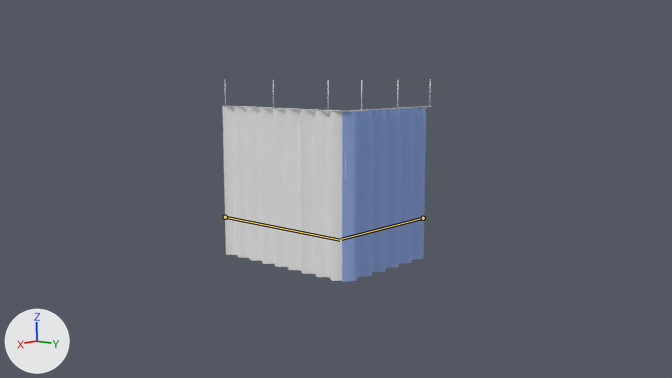
One commit to the Blender file blend/CurtainTrucks/CurtainTracks.blend: the scene before it, then after it.
Before and after are seen from the file's camera 'Camera'. The lights are fixed; the arrows at lower left show +X, +Y and +Z. Both versions are drawn at frame 200 of the action 'c_0002_Closing'; the numbers are the values there. The bones that bend it are drawn over the model as lines.

Names of what the first picture shows: 'Curtain1', 'Curtain2'.
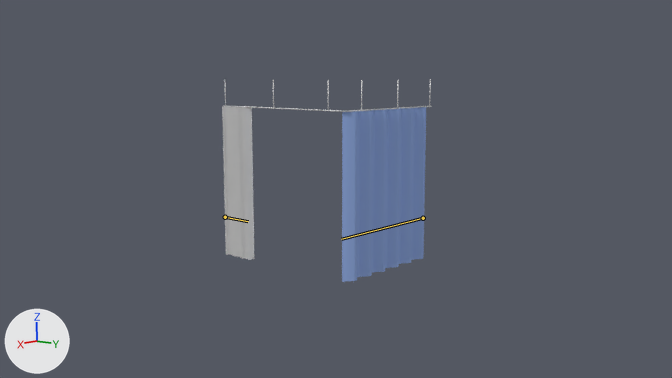
The change, as JSON lines over the scene's bpy script:
```json
{"block": "bone_bone", "where": "bone_bone = bpy.data.objects['Curtain2.001'].pose.bones['Bone']"}
{"op": "set", "path": "bone_bone.scale", "old": "(1.0, 0.87, 1.0)", "new": "(1.0, 0.2, 1.0)"}
```

What differs and where, as boxes [x1, y1, x2, y2] in the pictures (672 x 378 px):
```json
{"object": "Curtain2", "change": "posed", "before": [222, 107, 346, 281], "after": [222, 106, 254, 260], "on screen": "74% narrower, 11% shorter"}
{"bone": "Bone", "before": "(225, 217) to (340, 240)", "after": "(225, 217) to (248, 221)"}
```
